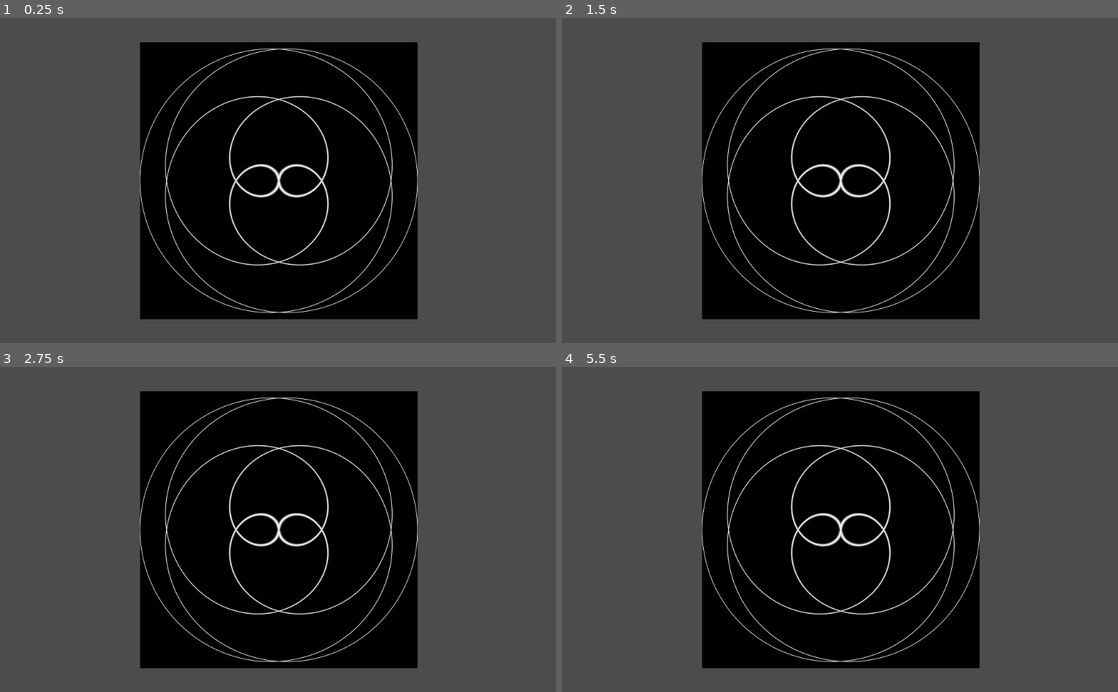
Above: before the commit, frames 1-4 (two rows, left to right).
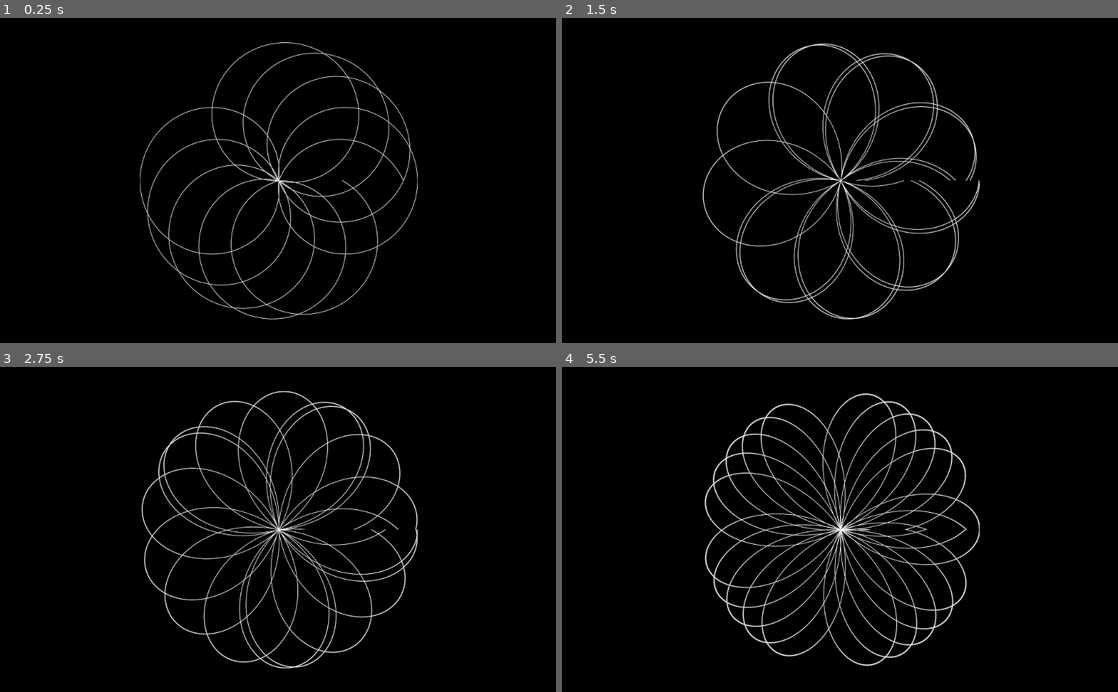
Above: after the commit, the same moments.

Repository: Shfty/rose-curve
Game: Godot game, scene res://rose_curve.tscn
Same seed, same stepped clock (60 frames per second), same inputs: the game is played once before the commit and once after it.
Inputs:
- Up to frame 1 (0.25 s): no input
- Up to frame 2 (1.5 s): no input
- Up to frame 3 (2.75 s): no input
- Up to frame 4 (5.5 s): no input

The runs differ from the first frame. In frame 1, 62% of the frame differs, in the area x 0-100%, y 0-100%; in frame 2, 63%; in frame 3, 64%; in frame 4, 65%.

Commit message:
Add black background, basic animation routine

Diff:
--- /dev/null
+++ b/rose_curve.gd
@@ -0,0 +1,10 @@
+extends Control
+
+onready var rect = $ColorRect
+
+var time = 0.0
+
+func _process(delta):
+	time += delta
+	var material = rect.material
+	rect.material.set_shader_param("denominator", 7.0 - log(time * 20.0))
--- a/rose_curve.tscn
+++ b/rose_curve.tscn
@@ -1,4 +1,6 @@
-[gd_scene load_steps=3 format=2]
+[gd_scene load_steps=4 format=2]
+
+[ext_resource path="res://rose_curve.gd" type="Script" id=1]
 
 [sub_resource type="Shader" id=1]
 code = "shader_type canvas_item;
@@ -108,18 +110,17 @@
 shader = SubResource( 1 )
 shader_param/scale = 1.0
 shader_param/offset = 0.0
-shader_param/numerator = 1.0
-shader_param/denominator = 5.0
+shader_param/numerator = 5.0
+shader_param/denominator = 7.0
 shader_param/max_iters = 10
-shader_param/use_time = true
+shader_param/use_time = false
 shader_param/time = 0.0
 
-[node name="Control" type="Control"]
+[node name="Control" type="ColorRect"]
 anchor_right = 1.0
 anchor_bottom = 1.0
-__meta__ = {
-"_edit_use_anchors_": false
-}
+color = Color( 0, 0, 0, 1 )
+script = ExtResource( 1 )
 
 [node name="ColorRect" type="ColorRect" parent="."]
 material = SubResource( 2 )
@@ -131,6 +132,3 @@
 margin_top = -255.5
 margin_right = 256.689
 margin_bottom = 255.5
-__meta__ = {
-"_edit_use_anchors_": false
-}
